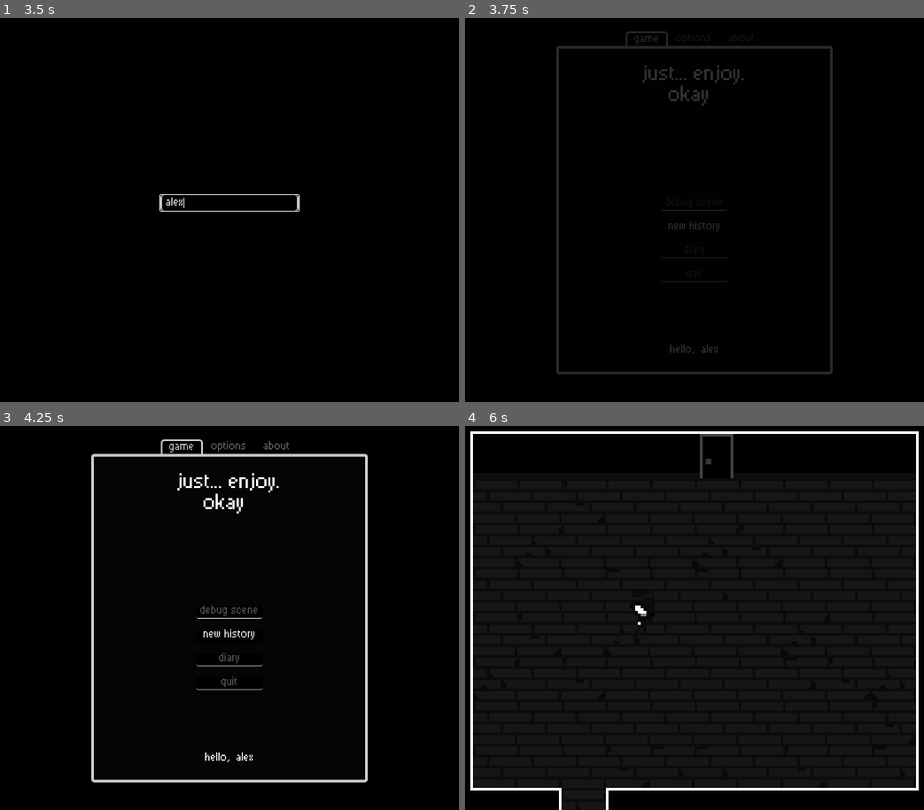
Above: before the commit, frames 1-4 (two rows, left to right).
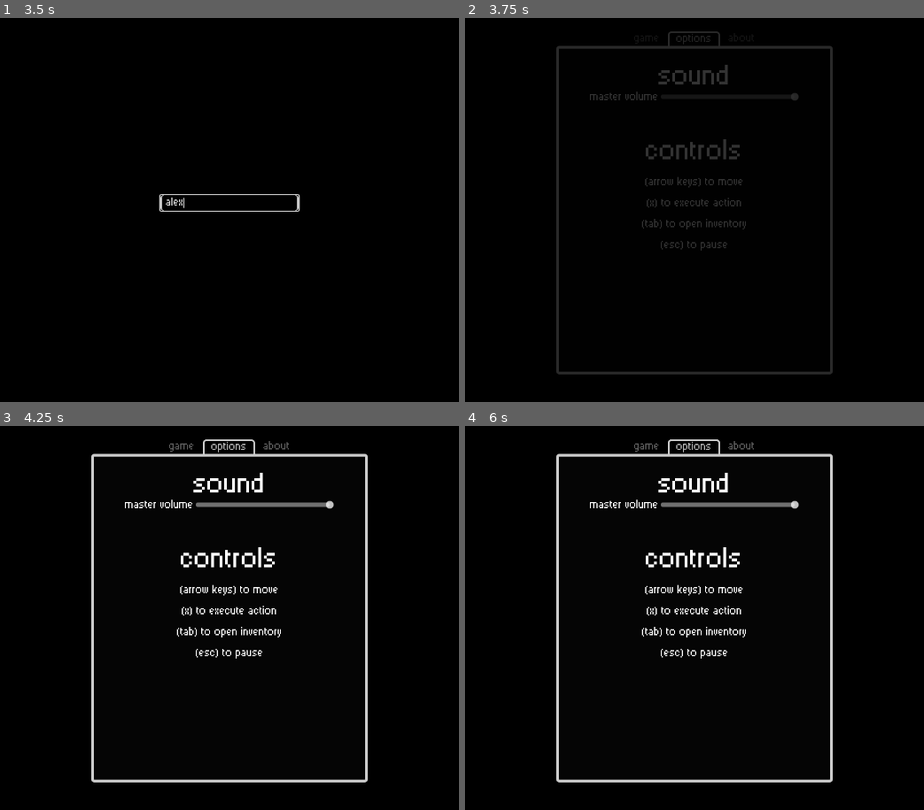
Above: after the commit, the same moments.

Repository: virtualtrisky/Just...-Enjoy
Game: Godot game, scene res://scenes/load_scene.tscn
The game is run twice, just before and just after one commit, with the same random seed, the same clock (stepped at 60 frames per second) and the same inputs.
Inputs (mouse positions are in pixels of both pictures, inside the frame that each line leads up to):
- Up to frame 1 (3.5 s): hold Right (move_right) 0.53-1.28 s; tap X (key_action) at 0.6, 1.35, 2.1 s; tap Enter at 1.25 s; hold Down (move_down) 1.28-2.03 s; tap Space at 2 s; hold Right (move_right) 2.03-2.75 s; click (229, 202) at 2.77 s; type "Alex" at 2.85 s
- Up to frame 2 (3.75 s): tap Enter at 3.5 s; hold Up (move_up) from 3.53 s (still down); tap X (key_action) at 3.6 s
- Up to frame 3 (4.25 s): keep holding Up (move_up)
- Up to frame 4 (6 s): release Up (move_up) at 4.25 s; click (694, 614) at 4.25 s, where only the run before the commit has a clickable "Debug Scene"; hold Left (move_left) from 5.03 s (still down); tap X (key_action) at 5.1, 5.85 s

Frame 1 is identical in both runs. In frame 2, 1.8% of the frame differs, in the area x 27-73%, y 3-88%; in frame 3, 3.1%; in frame 4, 7.0%, in the area x 1-99%, y 1-100%.

Commit message:
small things

Diff:
--- a/objects/player.tscn
+++ b/objects/player.tscn
@@ -3,8 +3,9 @@
 [ext_resource type="Script" uid="uid://o2sh14iuvm00" path="res://scripts/player/controller.gd" id="1_ykyjo"]
 [ext_resource type="Texture2D" uid="uid://b0d55bb4m6wga" path="res://sprites/player/character.png" id="2_ykyjo"]
 
-[sub_resource type="RectangleShape2D" id="RectangleShape2D_eqqp1"]
-size = Vector2(12, 16)
+[sub_resource type="CapsuleShape2D" id="CapsuleShape2D_ykyjo"]
+radius = 5.0
+height = 16.0
 
 [sub_resource type="Animation" id="Animation_uxov2"]
 length = 0.001
@@ -118,7 +119,7 @@
 vframes = 4
 
 [node name="CollisionShape2D" type="CollisionShape2D" parent="."]
-shape = SubResource("RectangleShape2D_eqqp1")
+shape = SubResource("CapsuleShape2D_ykyjo")
 
 [node name="Camera2D" type="Camera2D" parent="."]
 zoom = Vector2(5, 5)
--- a/scenes/menu_scene.tscn
+++ b/scenes/menu_scene.tscn
@@ -22,6 +22,8 @@
 font_size = 40
 
 [sub_resource type="StyleBoxEmpty" id="StyleBoxEmpty_1iahe"]
+
+[sub_resource type="StyleBoxEmpty" id="StyleBoxEmpty_my6g0"]
 
 [sub_resource type="LabelSettings" id="LabelSettings_yfxa8"]
 font_size = 40
@@ -167,9 +169,10 @@
 theme_override_styles/tab_hovered = ExtResource("3_6wmco")
 theme_override_styles/tab_unselected = ExtResource("4_482oc")
 tab_alignment = 1
-current_tab = 0
+current_tab = 1
 
 [node name="Game" type="TabBar" parent="Screen/MarginContainer/TabContainer"]
+visible = false
 layout_mode = 2
 script = ExtResource("6_axson")
 metadata/_tab_index = 0
@@ -286,7 +289,6 @@
 script = ExtResource("10_my6g0")
 
 [node name="Options" type="TabBar" parent="Screen/MarginContainer/TabContainer" node_paths=PackedStringArray("MasterVolumeSlider")]
-visible = false
 layout_mode = 2
 script = ExtResource("8_520ac")
 MasterVolumeSlider = NodePath("MarginContainer/VBoxContainer/VolumeCamp/MasterVolume/HSlider")
@@ -341,7 +343,7 @@
 [node name="VBoxContainer" type="VBoxContainer" parent="Screen/MarginContainer/TabContainer/Options/MarginContainer/VBoxContainer"]
 layout_mode = 2
 
-[node name="Label3" type="Label" parent="Screen/MarginContainer/TabContainer/Options/MarginContainer/VBoxContainer/VBoxContainer"]
+[node name="Controls" type="Label" parent="Screen/MarginContainer/TabContainer/Options/MarginContainer/VBoxContainer/VBoxContainer"]
 texture_filter = 1
 layout_mode = 2
 text = "Controls"
@@ -349,151 +351,36 @@
 horizontal_alignment = 1
 vertical_alignment = 1
 
+[node name="HSeparator" type="HSeparator" parent="Screen/MarginContainer/TabContainer/Options/MarginContainer/VBoxContainer/VBoxContainer"]
+layout_mode = 2
+theme_override_constants/separation = 15
+theme_override_styles/separator = SubResource("StyleBoxEmpty_my6g0")
+
 [node name="VBoxContainer" type="VBoxContainer" parent="Screen/MarginContainer/TabContainer/Options/MarginContainer/VBoxContainer/VBoxContainer"]
 layout_mode = 2
 size_flags_horizontal = 4
+theme_override_constants/separation = 20
 alignment = 1
 
-[node name="MoveUp" type="GridContainer" parent="Screen/MarginContainer/TabContainer/Options/MarginContainer/VBoxContainer/VBoxContainer/VBoxContainer"]
-clip_contents = true
-layout_mode = 2
-theme_override_constants/h_separation = 50
-columns = 2
-
-[node name="Label" type="Label" parent="Screen/MarginContainer/TabContainer/Options/MarginContainer/VBoxContainer/VBoxContainer/VBoxContainer/MoveUp"]
-texture_filter = 1
-custom_minimum_size = Vector2(97, 0)
-layout_mode = 2
-text = "Move Up"
-horizontal_alignment = 1
-vertical_alignment = 1
-
-[node name="Button" type="Button" parent="Screen/MarginContainer/TabContainer/Options/MarginContainer/VBoxContainer/VBoxContainer/VBoxContainer/MoveUp"]
-custom_minimum_size = Vector2(130, 0)
-layout_mode = 2
-size_flags_horizontal = 10
-text = "ARROW UP"
-flat = true
-
-[node name="MoveLeft" type="GridContainer" parent="Screen/MarginContainer/TabContainer/Options/MarginContainer/VBoxContainer/VBoxContainer/VBoxContainer"]
-clip_contents = true
-layout_mode = 2
-theme_override_constants/h_separation = 50
-columns = 2
-
-[node name="Label" type="Label" parent="Screen/MarginContainer/TabContainer/Options/MarginContainer/VBoxContainer/VBoxContainer/VBoxContainer/MoveLeft"]
-custom_minimum_size = Vector2(97, 0)
-layout_mode = 2
-text = "Move Left"
-horizontal_alignment = 1
-vertical_alignment = 1
-
-[node name="Button" type="Button" parent="Screen/MarginContainer/TabContainer/Options/MarginContainer/VBoxContainer/VBoxContainer/VBoxContainer/MoveLeft"]
-custom_minimum_size = Vector2(130, 0)
-layout_mode = 2
-size_flags_horizontal = 10
-text = "ARROW LEFT"
-flat = true
-
-[node name="MoveDown" type="GridContainer" parent="Screen/MarginContainer/TabContainer/Options/MarginContainer/VBoxContainer/VBoxContainer/VBoxContainer"]
-clip_contents = true
-layout_mode = 2
-theme_override_constants/h_separation = 50
-columns = 2
-
-[node name="Label" type="Label" parent="Screen/MarginContainer/TabContainer/Options/MarginContainer/VBoxContainer/VBoxContainer/VBoxContainer/MoveDown"]
-custom_minimum_size = Vector2(97, 0)
-layout_mode = 2
-text = "Move Down"
-horizontal_alignment = 1
-vertical_alignment = 1
-
-[node name="Button" type="Button" parent="Screen/MarginContainer/TabContainer/Options/MarginContainer/VBoxContainer/VBoxContainer/VBoxContainer/MoveDown"]
-custom_minimum_size = Vector2(130, 0)
-layout_mode = 2
-size_flags_horizontal = 10
-text = "ARROW DOWN"
-flat = true
-
-[node name="MoveRight" type="GridContainer" parent="Screen/MarginContainer/TabContainer/Options/MarginContainer/VBoxContainer/VBoxContainer/VBoxContainer"]
-clip_contents = true
-layout_mode = 2
-theme_override_constants/h_separation = 50
-columns = 2
-
-[node name="Label" type="Label" parent="Screen/MarginContainer/TabContainer/Options/MarginContainer/VBoxContainer/VBoxContainer/VBoxContainer/MoveRight"]
-custom_minimum_size = Vector2(97, 0)
-layout_mode = 2
-text = "Move Right"
-horizontal_alignment = 1
-vertical_alignment = 1
-
-[node name="Button" type="Button" parent="Screen/MarginContainer/TabContainer/Options/MarginContainer/VBoxContainer/VBoxContainer/VBoxContainer/MoveRight"]
-custom_minimum_size = Vector2(130, 0)
-layout_mode = 2
-size_flags_horizontal = 10
-text = "ARROW RIGHT"
-flat = true
-
-[node name="Action" type="GridContainer" parent="Screen/MarginContainer/TabContainer/Options/MarginContainer/VBoxContainer/VBoxContainer/VBoxContainer"]
-clip_contents = true
-layout_mode = 2
-theme_override_constants/h_separation = 50
-columns = 2
-
-[node name="Label" type="Label" parent="Screen/MarginContainer/TabContainer/Options/MarginContainer/VBoxContainer/VBoxContainer/VBoxContainer/Action"]
-custom_minimum_size = Vector2(97, 0)
-layout_mode = 2
-text = "Action"
-horizontal_alignment = 1
-vertical_alignment = 1
-
-[node name="Button" type="Button" parent="Screen/MarginContainer/TabContainer/Options/MarginContainer/VBoxContainer/VBoxContainer/VBoxContainer/Action"]
-custom_minimum_size = Vector2(130, 0)
-layout_mode = 2
-size_flags_horizontal = 10
-text = "X"
-flat = true
-
-[node name="Pause" type="GridContainer" parent="Screen/MarginContainer/TabContainer/Options/MarginContainer/VBoxContainer/VBoxContainer/VBoxContainer"]
-clip_contents = true
-layout_mode = 2
-theme_override_constants/h_separation = 50
-columns = 2
-
-[node name="Label" type="Label" parent="Screen/MarginContainer/TabContainer/Options/MarginContainer/VBoxContainer/VBoxContainer/VBoxContainer/Pause"]
-custom_minimum_size = Vector2(97, 0)
-layout_mode = 2
-text = "pause"
-horizontal_alignment = 1
-vertical_alignment = 1
-
-[node name="Button" type="Button" parent="Screen/MarginContainer/TabContainer/Options/MarginContainer/VBoxContainer/VBoxContainer/VBoxContainer/Pause"]
-custom_minimum_size = Vector2(130, 0)
-layout_mode = 2
-size_flags_horizontal = 10
-text = "escape"
-flat = true
-
-[node name="Menu" type="GridContainer" parent="Screen/MarginContainer/TabContainer/Options/MarginContainer/VBoxContainer/VBoxContainer/VBoxContainer"]
-clip_contents = true
-layout_mode = 2
-theme_override_constants/h_separation = 50
-columns = 2
-
-[node name="Label" type="Label" parent="Screen/MarginContainer/TabContainer/Options/MarginContainer/VBoxContainer/VBoxContainer/VBoxContainer/Menu"]
-custom_minimum_size = Vector2(97, 0)
-layout_mode = 2
-text = "menu"
-horizontal_alignment = 1
-vertical_alignment = 1
-
-[node name="Button" type="Button" parent="Screen/MarginContainer/TabContainer/Options/MarginContainer/VBoxContainer/VBoxContainer/VBoxContainer/Menu"]
-custom_minimum_size = Vector2(130, 0)
-layout_mode = 2
-size_flags_horizontal = 10
-text = "tab"
-flat = true
+[node name="ArrowKeys" type="Label" parent="Screen/MarginContainer/TabContainer/Options/MarginContainer/VBoxContainer/VBoxContainer/VBoxContainer"]
+layout_mode = 2
+text = "(arrow keys) to move"
+horizontal_alignment = 1
+
+[node name="X" type="Label" parent="Screen/MarginContainer/TabContainer/Options/MarginContainer/VBoxContainer/VBoxContainer/VBoxContainer"]
+layout_mode = 2
+text = "(x) to execute action"
+horizontal_alignment = 1
+
+[node name="Tab" type="Label" parent="Screen/MarginContainer/TabContainer/Options/MarginContainer/VBoxContainer/VBoxContainer/VBoxContainer"]
+layout_mode = 2
+text = "(tab) to open inventory"
+horizontal_alignment = 1
+
+[node name="Esc" type="Label" parent="Screen/MarginContainer/TabContainer/Options/MarginContainer/VBoxContainer/VBoxContainer/VBoxContainer"]
+layout_mode = 2
+text = "(Esc) to pause"
+horizontal_alignment = 1
 
 [node name="About" type="TabBar" parent="Screen/MarginContainer/TabContainer"]
 visible = false
--- a/scenes/world/debug_scene.tscn
+++ b/scenes/world/debug_scene.tscn
@@ -58,7 +58,7 @@
 player = NodePath("../../../Player")
 
 [node name="Player" parent="." node_paths=PackedStringArray("map_loader") instance=ExtResource("1_0h5k3")]
-position = Vector2(-16, -80)
+position = Vector2(-16, -72)
 map_loader = NodePath("../MapChangeLoader")
 camera_limit = {
 "bottom": -8,
@@ -78,5 +78,3 @@
 [node name="CanvasModulate" type="CanvasModulate" parent="."]
 visible = false
 color = Color(0, 0, 0, 1)
-
-[editable path="Player"]
--- a/scenes/world/debug_scene_2.tscn
+++ b/scenes/world/debug_scene_2.tscn
@@ -28,7 +28,7 @@
 player = NodePath("../../Player")
 fade_screen = NodePath("../../CanvasLayer/FadeScreen")
 map_path = "res://scenes/world/debug_scene.tscn"
-to_position = Vector2(-56, -32)
+to_position = Vector2(-56, -24)
 
 [node name="Player" parent="." node_paths=PackedStringArray("map_loader") instance=ExtResource("2_xrclu")]
 position = Vector2(8, -224)
--- a/tilesets/test_tileset.tres
+++ b/tilesets/test_tileset.tres
@@ -12,7 +12,9 @@
 3:0/0 = 0
 3:0/0/physics_layer_0/polygon_0/points = PackedVector2Array(-8, -8, -8, 8, -7, 8, -7, -8)
 4:0/0 = 0
+4:0/0/physics_layer_0/polygon_0/points = PackedVector2Array(-8, 7, -8, 8, 8, 8, 8, -8, 7, -8, 7, 7)
 5:0/0 = 0
+5:0/0/physics_layer_0/polygon_0/points = PackedVector2Array(8, 8, -8, 8, -8, -8, -7, -8, -7, 7, 8, 7)
 6:0/0 = 0
 6:0/0/physics_layer_0/polygon_0/points = PackedVector2Array(7, 7, 7, 8, 8, 8, 8, 7)
 7:0/0 = 0
@@ -25,7 +27,9 @@
 2:1/0 = 0
 2:1/0/physics_layer_0/polygon_0/points = PackedVector2Array(-8, -8, -8, 0, 8, 0, 8, -8)
 4:1/0 = 0
+4:1/0/physics_layer_0/polygon_0/points = PackedVector2Array(-8, -8, 8, -8, 8, 8, 7, 8, 7, -7, -8, -7)
 5:1/0 = 0
+5:1/0/physics_layer_0/polygon_0/points = PackedVector2Array(8, 8, -8, 8, -8, -8, -7, -8, -7, 7, 8, 7)
 6:1/0 = 0
 6:1/0/physics_layer_0/polygon_0/points = PackedVector2Array(8, -8, 7, -8, 7, -7, 8, -7)
 7:1/0 = 0
Not shown: 1 places in scenes/menu_scene.tscn that only renumber resources
